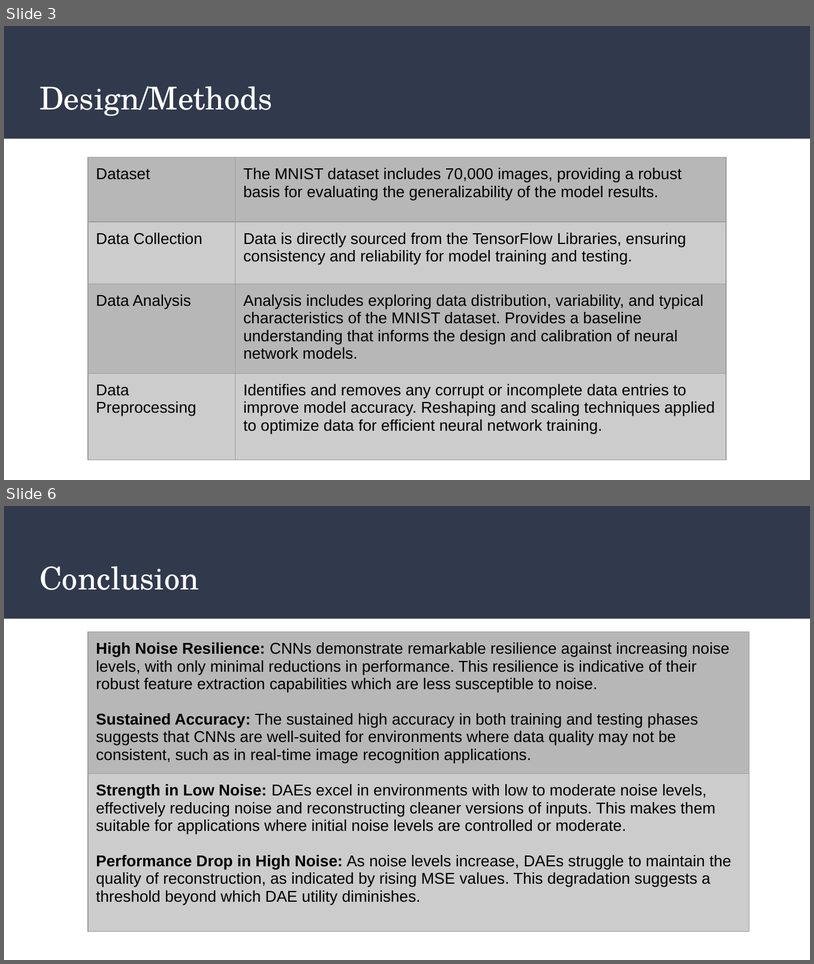
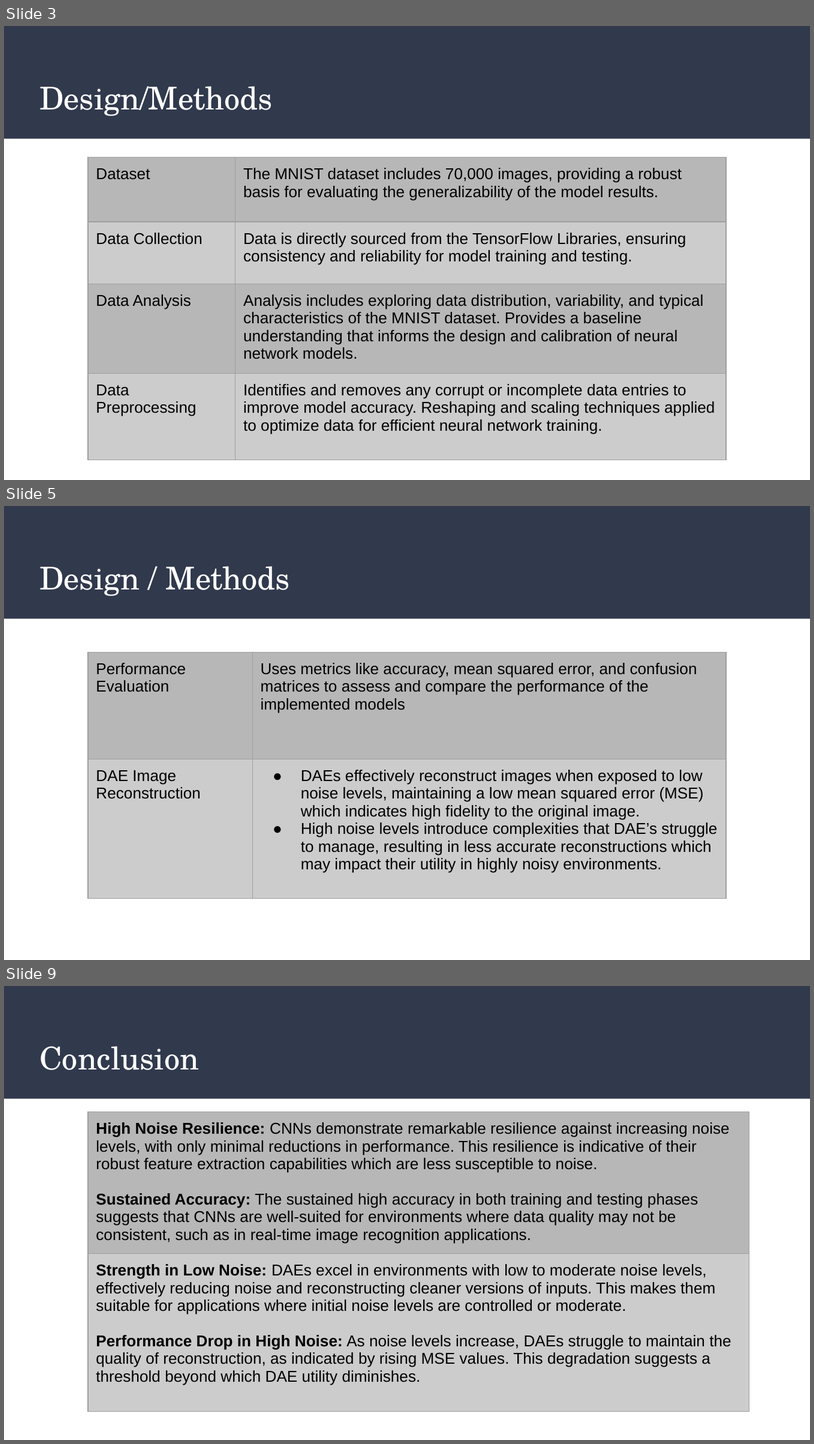
Before and after one commit to csci595-research-lit-spring-2024/595-class-project-spring-2024-bharathmp09, a slide deck: presentations/FinalPresentation_Comparative Analysis of Denoising Autoencoder and Convolutional Neural Networks for MNIST Classification.pptx. Shown one above the other, each under a label of ours: slides 3 and 6 before the commit, slides 3, 5 and 9 after it; the slides between them are not shown. The pictures are 814x964 and 814x1444 pixels, drawn with LibreOffice and Linux fonts; fonts in the diff are those of the drawing. Boxes give left, top, right and bottom in pixels: in the first picture for what was removed or moved away, otherwise in the second. Text is boxed around its words. In the diff, an @@ line names an element or a change of style, - is before the commit and + after.

```diff
--- a/presentations/FinalPresentation_Comparative Analysis of Denoising Autoencoder and Convolutional Neural Networks for MNIST Classification.pptx
+++ b/presentations/FinalPresentation_Comparative Analysis of Denoising Autoencoder and Convolutional Neural Networks for MNIST Classification.pptx
@@ slide 5 added at (x1=4, y1=506, x2=810, y2=960), background #FFFFFF; not listed: 1 template element that a slide beside it also shows @@
@@ title added at (x1=39, y1=566, x2=290, y2=596), 28 pt, text #FFFFFF @@
+Design / Methods
@@ table added at (x1=88, y1=652, x2=726, y2=916), 2 rows, 2 columns @@
+Performance Evaluation | Uses metrics like accuracy, mean squared error, and confusion matrices to assess and compare the performance of the implemented models
+DAE Image Reconstruction | DAEs effectively reconstruct images when exposed to low noise levels, maintaining a low mean squared error (MSE) which indicates high fidelity to the original image. / High noise levels introduce complexities that DAE’s struggle to manage, resulting in less accurate reconstructions which may impact their utility in highly noisy environments.
@@ what was slide 6 is now slide 9 @@
```
Also in this commit, not shown: 3 slides changed, 2 other slides added, 1 other file.
